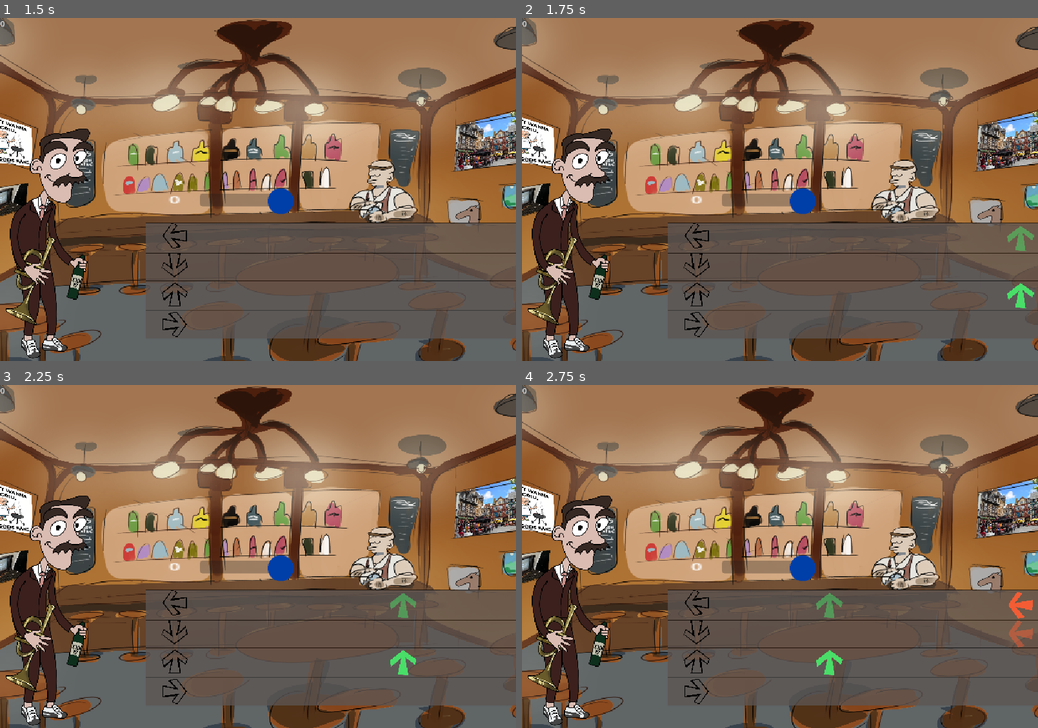
Above: before the commit, frames 1-4 (two rows, left to right).
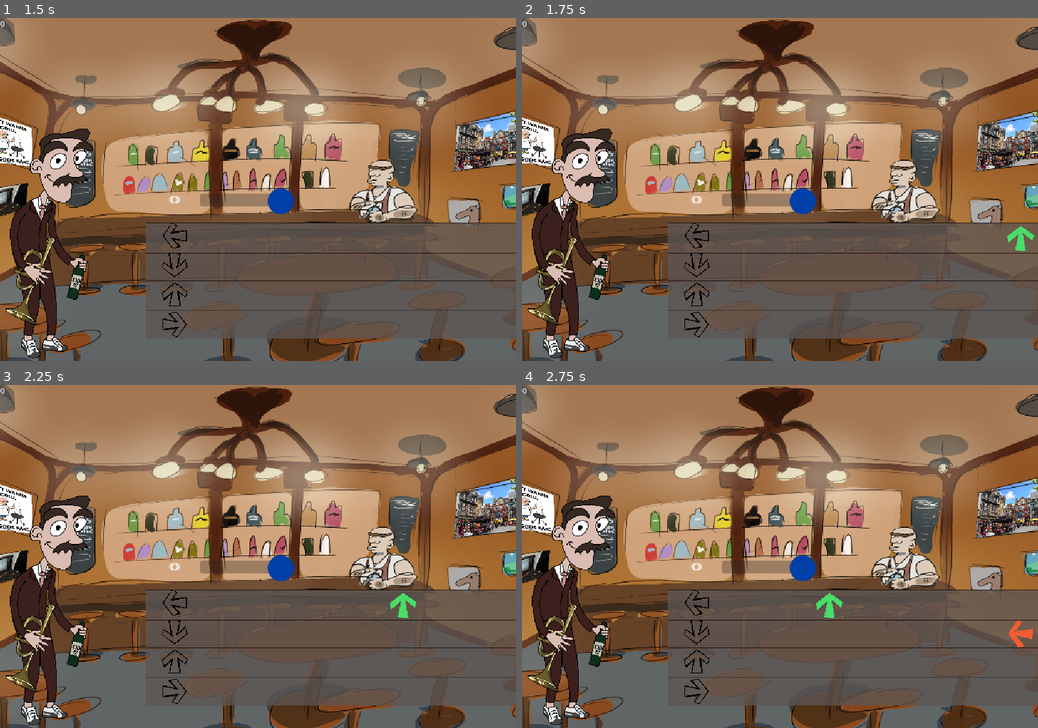
Above: after the commit, the same moments.

Repository: fabienhinault/bbqjam2025
Game: Godot game, scene res://main.tscn
The game is run twice, just before and just after one commit, with the same random seed, the same clock (stepped at 60 frames per second) and the same inputs.
Inputs (mouse positions are in pixels of both pictures, inside the frame that each line leads up to):
- Up to frame 1 (1.5 s): click (180, 237) at 0.5 s; tap Enter at 1.25 s; tap Space (GetDrunk) at 1.35 s
- Up to frame 2 (1.75 s): no input
- Up to frame 3 (2.25 s): tap D (HitNote1) at 2.1 s
- Up to frame 4 (2.75 s): no input

Frame 1 is identical in both runs. In frame 2, 0.3% of the frame differs, in the area x 94-100%, y 60-85%; in frame 3, 0.3%; in frame 4, 0.7%, in the area x 57-99%, y 60-85%.

Commit message:
deuxieme malus terminé

Diff:
--- a/zone_partition.gd
+++ b/zone_partition.gd
@@ -4,7 +4,7 @@
 var drink = false
 var taux_alcoolémie = 0
 var hit_daffilé = 0
-var malus = 1
+var malus = 2
 var compte = true
 
 
@@ -17,6 +17,8 @@
 	note_sprite.frame = noteLabel # set to correct color
 	add_child(note)
 	note.global_position = find_child("NoteSpawn" + str(noteLabel)).global_position
+	if malus == 2 :
+		note.global_position = find_child("NoteSpawn" + str(randi_range(1,4))).global_position
 	if malus == 1 :
 		var note2:Area2D = noteScene.instantiate()
 		note2.find_child("sprite").frame = noteLabel # set to correct color
